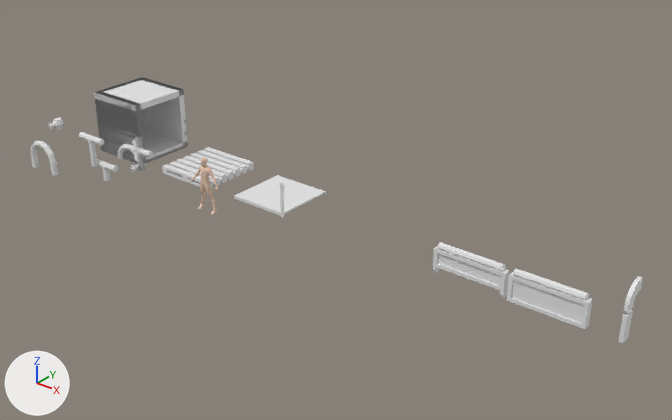
The Blender file BlenderAssets/BuildingParts.blend, before and after one commit.
Rendered twice from a 50 mm camera at (15.83, -17.41, 11.61) aimed at (1.54, 0.45, 0.54). The axes (+X, +Y, +Z) are drawn at lower left. The lights are the same throughout.
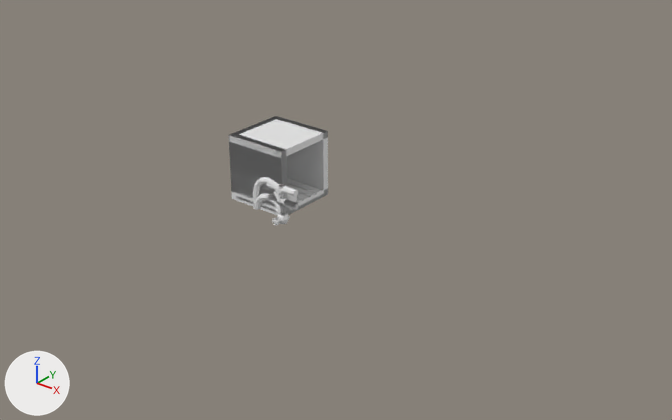
Scene script edits in JSON lines:
```json
{"op": "set", "path": "ob_sm_bcatfloor_01.location", "old": "(-6.0, 0.0, 0.0)", "new": "(0.0, 0.0, 0.0)"}
{"op": "set", "path": "ob_sm_bcatrail0_01.location", "old": "(-6.0, 0.0, 0.0)", "new": "(0.0, 0.0, 0.0)"}
{"op": "set", "path": "ob_sm_bcatrail90_01.location", "old": "(-6.0, 0.0, 0.0)", "new": "(0.0, 0.0, 0.0)"}
{"op": "set", "path": "ob_sm_bcatrail180_01.location", "old": "(-6.0, 0.0, 0.0)", "new": "(0.0, 0.0, 0.0)"}
{"op": "set", "path": "ob_sm_bsolfloor_01.location", "old": "(-6.0, 0.0, 0.0)", "new": "(0.0, 0.0, 0.0)"}
{"op": "set", "path": "ob_sm_bsolwall0_01.location", "old": "(-6.0, 0.0, 0.0)", "new": "(0.0, 0.0, 0.0)"}
{"op": "set", "path": "ob_sm_bsolwall90_01.location", "old": "(-6.0, 0.0, 0.0)", "new": "(0.0, 0.0, 0.0)"}
{"op": "set", "path": "ob_sm_bsolwall180_01.location", "old": "(-6.0, 0.0, 0.0)", "new": "(0.0, 0.0, 0.0)"}
{"op": "set", "path": "ob_sm_bsolceil_01.location", "old": "(-6.0, 0.0, 0.0)", "new": "(0.0, 0.0, 0.0)"}
{"op": "set", "path": "ob_sm_bpipestraight1_01.location", "old": "(-6.0, 0.0, 0.0)", "new": "(0.0, 0.0, 0.0)"}
{"op": "set", "path": "ob_sm_bpipe45curve_01.location", "old": "(-6.0, 0.0, 0.0)", "new": "(0.0, 0.0, 0.0)"}
{"op": "set", "path": "ob_sm_bpipecross1_01.location", "old": "(-6.0, 0.0, 0.0)", "new": "(0.0, 0.0, 0.0)"}
{"op": "set", "path": "ob_sm_bpipet1_01.location", "old": "(-6.93, -1.08, 0.11)", "new": "(0.0, 0.0, 0.0)"}
{"op": "set", "path": "ob_sm_bpipet05_01.location", "old": "(-6.59, -0.93, -0.35)", "new": "(0.0, 0.0, 0.0)"}
{"op": "set", "path": "ob_sm_bpipeu05_01.location", "old": "(-6.0, 0.0, 0.0)", "new": "(0.0, 0.0, 0.0)"}
{"op": "set", "path": "ob_sm_bpipeu1_01.location", "old": "(-7.63, -2.08, -0.15)", "new": "(0.0, 0.0, 0.0)"}
{"op": "set", "path": "ob_sm_bpipefasten_01.location", "old": "(-6.0, 0.0, 0.0)", "new": "(0.0, 0.0, 0.0)"}
{"op": "set", "path": "ob_sm_bpipefasten_02.location", "old": "(-6.0, 0.0, 0.0)", "new": "(0.0, 0.0, 0.0)"}
{"op": "set", "path": "ob_sm_bpipestraight1_01_001.location", "old": "(-6.0, 0.0, 0.0)", "new": "(0.0, 0.0, 0.0)"}
{"op": "set", "path": "ob_sm_bpipevalve1_01.location", "old": "(-7.91, -1.53, 1.41)", "new": "(0.0, 0.0, 0.0)"}
{"op": "set", "path": "ob_sm_bpipevalve1_01_001.location", "old": "(-6.0, 0.0, 0.0)", "new": "(0.0, 0.0, 0.0)"}
{"op": "set", "path": "ob_sm_bpipestraight1_01_002.location", "old": "(-6.0, 0.0, 0.0)", "new": "(0.0, 0.0, 0.0)"}
{"op": "set", "path": "ob_sm_bpipevalve2_01.location", "old": "(-6.0, 0.0, 0.0)", "new": "(0.0, 0.0, 0.0)"}
{"op": "set", "path": "ob_sm_bsolwall1_01.location", "old": "(-6.0, 0.0, 0.0)", "new": "(0.0, 0.0, 0.0)"}
{"op": "add", "block": "ob_export", "code": "ob_export.hide_set(True)"}
{"op": "set", "path": "ob_fwoodpallet.location", "old": "(-3.0, 0.0, 0.0)", "new": "(0.0, 0.0, 0.0)"}
{"op": "set", "path": "ob_fdoorshuttermid.location", "old": "(7.0, 0.0, 0.0)", "new": "(0.0, 0.0, 0.0)"}
{"op": "set", "path": "ob_fdoorshutterbottom.location", "old": "(9.1, 0.0, 0.0)", "new": "(0.0, 0.0, 0.0)"}
{"op": "set", "path": "ob_fdoorshutterrail1.location", "old": "(10.0, 0.0, 0.0)", "new": "(0.0, 0.0, 0.0)"}
{"op": "set", "path": "ob_fdoorshutterrail1_001.location", "old": "(10.0, 0.0, 0.8)", "new": "(0.0, 0.0, 0.0)"}
```

Where the change shows, as pixel boxes (x1, y1, x2, y2) in the pictures (672 x 420 px):
```json
{"object": "SM_BSolWall90_01", "change": "moved", "before": [94, 78, 146, 163], "after": [229, 116, 286, 212]}
{"object": "SM_BSolWall180_01", "change": "moved", "before": [108, 78, 188, 148], "after": [234, 117, 328, 211]}
{"object": "SM_BSolCeil_01", "change": "moved", "before": [94, 77, 184, 111], "after": [229, 116, 328, 158]}
{"object": "FDoorShutterBottom", "change": "moved", "before": [507, 268, 592, 329], "after": [231, 178, 288, 212]}
{"object": "FWoodPallet", "change": "moved", "before": [162, 147, 254, 188], "after": [232, 177, 324, 216]}
{"object": "FDoorShutterMid", "change": "moved", "before": [433, 242, 509, 297], "after": [231, 178, 274, 206]}
{"object": "SM_BSolFloor_01", "change": "moved", "before": [100, 131, 188, 164], "after": [237, 178, 328, 215]}
{"object": "SM_BPipeU1_01", "change": "moved", "before": [31, 141, 58, 176], "after": [253, 177, 286, 212]}
{"object": "Export", "change": "hidden", "before": [190, 157, 219, 215]}
{"object": "SM_BPipeT1_01", "change": "moved", "before": [79, 132, 104, 167], "after": [267, 184, 298, 213]}
{"object": "SM_BPipeCross1_01", "change": "moved", "before": [127, 135, 153, 162], "after": [267, 185, 299, 210]}
{"object": "FDoorShutterRail1.001", "change": "moved", "before": [624, 276, 643, 312], "after": [286, 195, 297, 212]}
{"object": "FDoorShutterRail1", "change": "moved", "before": [619, 310, 633, 343], "after": [286, 194, 290, 213]}
{"object": "SM_BPipeU05_01", "change": "moved", "before": [118, 144, 138, 162], "after": [254, 193, 280, 214]}
{"object": "SM_BPipeValve1_01", "change": "moved", "before": [48, 118, 64, 130], "after": [273, 213, 289, 225]}
{"object": "SM_BPipeT05_01", "change": "moved", "before": [97, 159, 118, 181], "after": [280, 208, 295, 214]}
{"object": "SM_BSolWall0_01", "change": "moved", "before": [97, 91, 146, 161], "after": [230, 133, 267, 144]}
{"object": "SM_BSolWall1_01", "change": "moved", "before": [131, 103, 139, 136], "after": [276, 148, 286, 184]}
{"object": "SM_BCatFloor_01", "change": "moved", "before": [102, 146, 183, 164], "after": [238, 192, 328, 214]}
{"object": "SM_BCatRail90_01", "change": "moved", "before": [99, 125, 135, 145], "after": [230, 170, 261, 195]}
{"object": "SM_BPipeStraight1_01", "change": "moved", "before": [135, 135, 144, 162], "on screen": "not visible afterwards"}
{"object": "SM_BPipeValve1_01.001", "change": "moved", "before": [130, 164, 141, 172], "after": [272, 217, 281, 226]}
{"object": "SM_BCatRail0_01", "change": "moved", "before": [98, 124, 134, 145], "after": [230, 169, 257, 190]}
{"object": "SM_BPipe45Curve_01", "change": "moved", "before": [132, 140, 138, 158], "after": [273, 191, 284, 214]}
{"object": "SM_BPipeValve2_01", "change": "moved", "before": [135, 161, 145, 171], "on screen": "not visible afterwards"}
{"object": "SM_BPipeStraight1_01.002", "change": "moved", "after": [279, 184, 287, 214], "on screen": "not visible before"}
{"object": "SM_FShelf", "change": "unchanged, covered by the edit", "before": [234, 175, 326, 216]}
```
